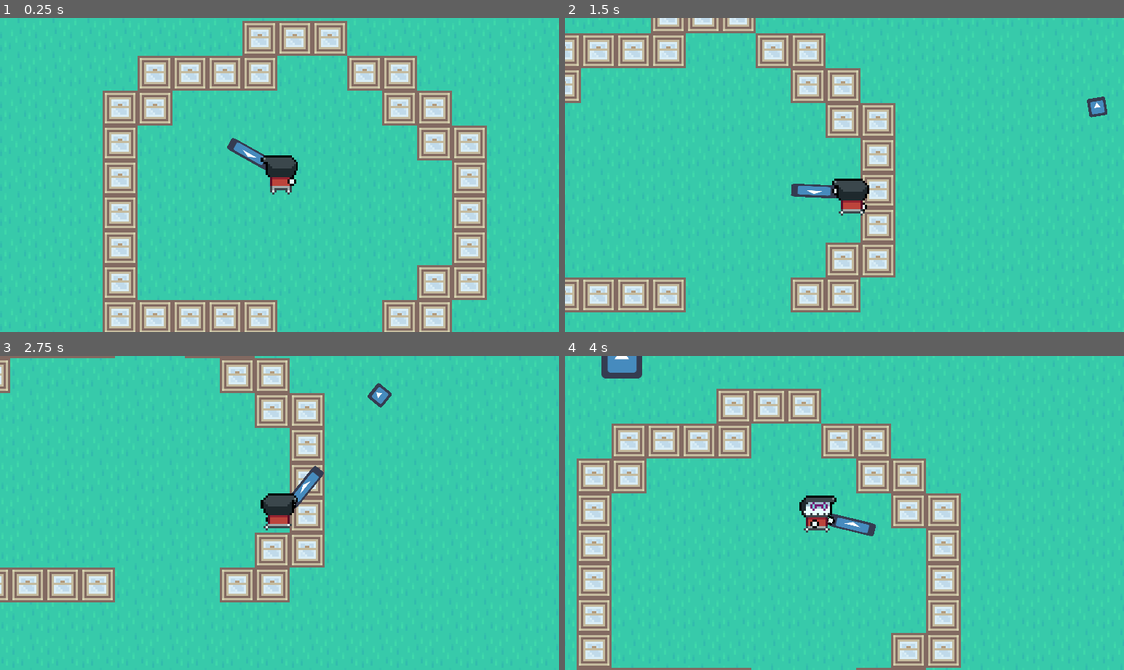
Above: before the commit, frames 1-4 (two rows, left to right).
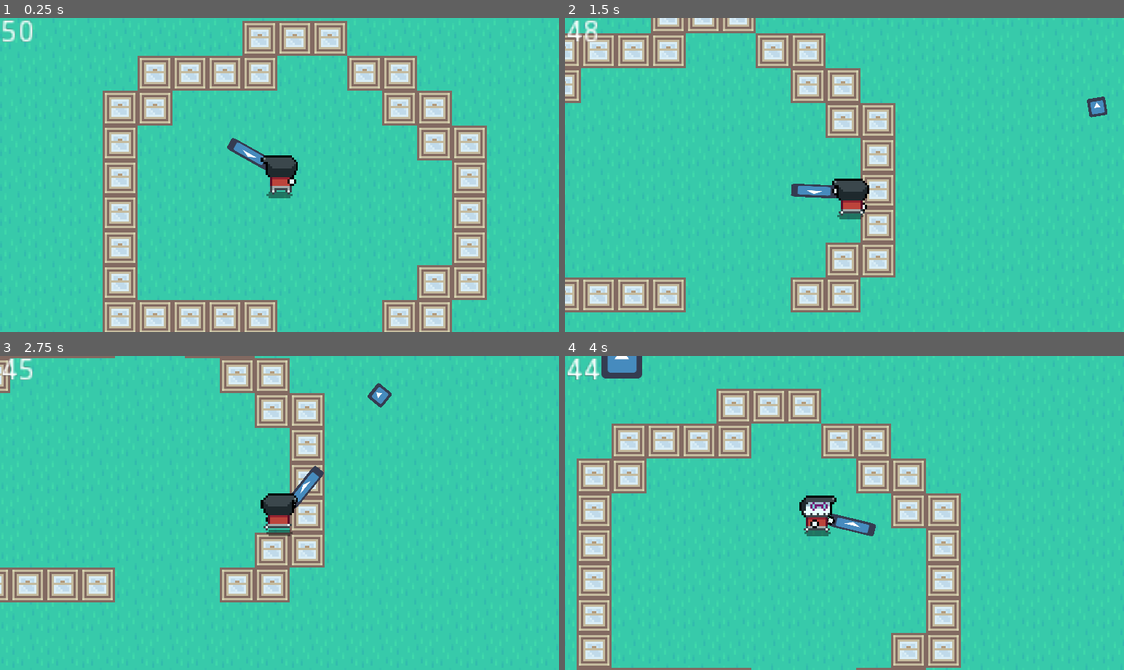
Above: after the commit, the same moments.

Repository: BytePlayersStudio/LD44
Game: Godot game, scene res://Scenes/Level1.tscn
Same seed, same stepped clock (60 frames per second), same inputs: the game is played once before the commit and once after it. The engine's default icon, where the game draws it, is replaced by a stand-in: a white triangle on a blue panel in a dark square.
Inputs (mouse positions are in pixels of both pictures, inside the frame that each line leads up to):
- Up to frame 1 (0.25 s): no input
- Up to frame 2 (1.5 s): move the mouse to (967, 159) at 0.52 s; press the mouse at (967, 159) at 0.53 s; hold D (move_right) 0.53-1.28 s; move the mouse to (732, 190) at 1.27 s; release the mouse at (732, 190) at 1.28 s; hold S (move_down) from 1.28 s (still down); right-click (732, 190) at 1.35 s
- Up to frame 3 (2.75 s): click (167, 528) at 1.55 s; move the mouse to (335, 443) at 2.02 s; release S (move_down) at 2.03 s; press the mouse at (335, 443) at 2.03 s; hold D (move_right) from 2.03 s (still down)
- Up to frame 4 (4 s): move the mouse to (816, 575) at 2.77 s; release D (move_right) at 2.78 s; release the mouse at (816, 575) at 2.78 s; hold W (move_up) 2.78-3.53 s; click (816, 575) at 2.85 s; move the mouse to (1012, 560) at 3.52 s; press the mouse at (1012, 560) at 3.53 s; hold A (move_left) from 3.53 s (still down); right-click (1012, 560) at 3.6 s

The runs differ from the first frame. In frame 1, 0.3% of the frame differs, in the area x 0-53%, y 0-58%; in frame 2, 0.3%; in frame 3, 0.3%; in frame 4, 0.3%.
Error before the commit: Invalid get index '0' (on base: 'PoolVector2Array'). (res://Scripts/Enemy.gd:81)
Error after the commit: Invalid get index '0' (on base: 'PoolVector2Array'). (res://Scripts/Enemy.gd:70)

Commit message:
Connected UI to player and gun to player via signals

Diff:
--- a/LD44/Scenes/Level1.tscn
+++ b/LD44/Scenes/Level1.tscn
@@ -1,50 +1,56 @@
-[gd_scene load_steps=6 format=2]
+[gd_scene load_steps=7 format=2]
 
-[ext_resource path="res://Scripts/Navigation/Navigation2D.gd" type="Script" id=1]
-[ext_resource path="res://Assets/Art/Placeholders/autotile.tres" type="TileSet" id=2]
-[ext_resource path="res://Scenes/Player.tscn" type="PackedScene" id=3]
-[ext_resource path="res://Scenes/LifeSource.tscn" type="PackedScene" id=4]
-[ext_resource path="res://Scenes/NPCs/Enemy.tscn" type="PackedScene" id=5]
+[ext_resource path="res://Scenes/UI/UI.tscn" type="PackedScene" id=1]
+[ext_resource path="res://Scripts/Navigation/Navigation2D.gd" type="Script" id=2]
+[ext_resource path="res://Assets/Art/Placeholders/autotile.tres" type="TileSet" id=3]
+[ext_resource path="res://Scenes/Player.tscn" type="PackedScene" id=4]
+[ext_resource path="res://Scenes/LifeSource.tscn" type="PackedScene" id=5]
+[ext_resource path="res://Scenes/NPCs/Enemy.tscn" type="PackedScene" id=6]
 
 [node name="Level1" type="Node2D"]
 
+[node name="CanvasLayer" type="CanvasLayer" parent="."]
+
+[node name="UI" parent="CanvasLayer" instance=ExtResource( 1 )]
+
 [node name="Navigation2D" type="Navigation2D" parent="."]
 editor/display_folded = true
-script = ExtResource( 1 )
+script = ExtResource( 2 )
 
 [node name="TileMap" type="TileMap" parent="Navigation2D"]
-tile_set = ExtResource( 2 )
+tile_set = ExtResource( 3 )
 cell_size = Vector2( 16, 16 )
 format = 1
 tile_data = PoolIntArray( 65528, 1073741825, 65537, 65529, 1073741825, 65537, 65530, 1073741825, 65537, 65531, 10737418 …(138962 unchanged characters)…
 
-[node name="Player" parent="." instance=ExtResource( 3 )]
+[node name="Player" parent="." instance=ExtResource( 4 )]
 position = Vector2( 176.897, 150.732 )
 
-[node name="LifeSource" parent="." instance=ExtResource( 4 )]
+[node name="LifeSource" parent="." instance=ExtResource( 5 )]
 position = Vector2( 56.9999, 17 )
 
-[node name="LifeSource2" parent="." instance=ExtResource( 4 )]
+[node name="LifeSource2" parent="." instance=ExtResource( 5 )]
 position = Vector2( 23.9999, 29.9999 )
 
-[node name="LifeSource3" parent="." instance=ExtResource( 4 )]
+[node name="LifeSource3" parent="." instance=ExtResource( 5 )]
 position = Vector2( 20.9999, 73.9998 )
 
-[node name="LifeSource4" parent="." instance=ExtResource( 4 )]
+[node name="LifeSource4" parent="." instance=ExtResource( 5 )]
 position = Vector2( 90.9998, 19.9999 )
 
 [node name="Enemies" type="Node2D" parent="."]
+editor/display_folded = true
 
-[node name="Enemy" parent="Enemies" instance=ExtResource( 5 )]
+[node name="Enemy" parent="Enemies" instance=ExtResource( 6 )]
 
-[node name="Enemy2" parent="Enemies" instance=ExtResource( 5 )]
+[node name="Enemy2" parent="Enemies" instance=ExtResource( 6 )]
 position = Vector2( -30.0081, 49.7277 )
 
-[node name="Enemy3" parent="Enemies" instance=ExtResource( 5 )]
+[node name="Enemy3" parent="Enemies" instance=ExtResource( 6 )]
 position = Vector2( -34.295, 129.464 )
 
-[node name="Enemy4" parent="Enemies" instance=ExtResource( 5 )]
+[node name="Enemy4" parent="Enemies" instance=ExtResource( 6 )]
 position = Vector2( 116.603, 66.0178 )
 
-[node name="Enemy5" parent="Enemies" instance=ExtResource( 5 )]
+[node name="Enemy5" parent="Enemies" instance=ExtResource( 6 )]
 position = Vector2( 998.94, 243.233 )
--- a/LD44/Scenes/Player.tscn
+++ b/LD44/Scenes/Player.tscn
@@ -1,32 +1,33 @@
-[gd_scene load_steps=34 format=2]
+[gd_scene load_steps=35 format=2]
 
 [ext_resource path="res://Scripts/Player.gd" type="Script" id=1]
-[ext_resource path="res://Scenes/Gun.tscn" type="PackedScene" id=2]
-[ext_resource path="res://Assets/Art/Actors/Anton/AntonHand.png" type="Texture" id=3]
-[ext_resource path="res://Assets/Art/Actors/Anton/Idle/AntonIdle1.png" type="Texture" id=4]
-[ext_resource path="res://Assets/Art/Actors/Anton/Idle/AntonIdle2.png" type="Texture" id=5]
-[ext_resource path="res://Assets/Art/Actors/Anton/Idle/AntonIdle3.png" type="Texture" id=6]
-[ext_resource path="res://Assets/Art/Actors/Anton/Idle/AntonIdle4.png" type="Texture" id=7]
-[ext_resource path="res://Assets/Art/Actors/Anton/Idle Back/AntonIdleBack1.png" type="Texture" id=8]
-[ext_resource path="res://Assets/Art/Actors/Anton/Idle Back/AntonIdleBack2.png" type="Texture" id=9]
-[ext_resource path="res://Assets/Art/Actors/Anton/Idle Back/AntonIdleBack3.png" type="Texture" id=10]
-[ext_resource path="res://Assets/Art/Actors/Anton/Idle Back/AntonIdleBack4.png" type="Texture" id=11]
-[ext_resource path="res://Assets/Art/Actors/Anton/Run/AntonRun1.png" type="Texture" id=12]
-[ext_resource path="res://Assets/Art/Actors/Anton/Run/AntonRun2.png" type="Texture" id=13]
-[ext_resource path="res://Assets/Art/Actors/Anton/Run/AntonRun3.png" type="Texture" id=14]
-[ext_resource path="res://Assets/Art/Actors/Anton/Run/AntonRun4.png" type="Texture" id=15]
-[ext_resource path="res://Assets/Art/Actors/Anton/Run/AntonRun5.png" type="Texture" id=16]
-[ext_resource path="res://Assets/Art/Actors/Anton/Run/AntonRun6.png" type="Texture" id=17]
-[ext_resource path="res://Assets/Art/Actors/Anton/Run/AntonRun7.png" type="Texture" id=18]
-[ext_resource path="res://Assets/Art/Actors/Anton/Run/AntonRun8.png" type="Texture" id=19]
-[ext_resource path="res://Assets/Art/Actors/Anton/Run Back/AntonRunBack1.png" type="Texture" id=20]
-[ext_resource path="res://Assets/Art/Actors/Anton/Run Back/AntonRunBack2.png" type="Texture" id=21]
-[ext_resource path="res://Assets/Art/Actors/Anton/Run Back/AntonRunBack3.png" type="Texture" id=22]
-[ext_resource path="res://Assets/Art/Actors/Anton/Run Back/AntonRunBack4.png" type="Texture" id=23]
-[ext_resource path="res://Assets/Art/Actors/Anton/Run Back/AntonRunBack5.png" type="Texture" id=24]
-[ext_resource path="res://Assets/Art/Actors/Anton/Run Back/AntonRunBack6.png" type="Texture" id=25]
-[ext_resource path="res://Assets/Art/Actors/Anton/Run Back/AntonRunBack7.png" type="Texture" id=26]
-[ext_resource path="res://Assets/Art/Actors/Anton/Run Back/AntonRunBack8.png" type="Texture" id=27]
+[ext_resource path="res://Assets/Art/Actors/Shadow.png" type="Texture" id=2]
+[ext_resource path="res://Scenes/Gun.tscn" type="PackedScene" id=3]
+[ext_resource path="res://Assets/Art/Actors/Anton/AntonHand.png" type="Texture" id=4]
+[ext_resource path="res://Assets/Art/Actors/Anton/Idle/AntonIdle1.png" type="Texture" id=5]
+[ext_resource path="res://Assets/Art/Actors/Anton/Idle/AntonIdle2.png" type="Texture" id=6]
+[ext_resource path="res://Assets/Art/Actors/Anton/Idle/AntonIdle3.png" type="Texture" id=7]
+[ext_resource path="res://Assets/Art/Actors/Anton/Idle/AntonIdle4.png" type="Texture" id=8]
+[ext_resource path="res://Assets/Art/Actors/Anton/Idle Back/AntonIdleBack1.png" type="Texture" id=9]
+[ext_resource path="res://Assets/Art/Actors/Anton/Idle Back/AntonIdleBack2.png" type="Texture" id=10]
+[ext_resource path="res://Assets/Art/Actors/Anton/Idle Back/AntonIdleBack3.png" type="Texture" id=11]
+[ext_resource path="res://Assets/Art/Actors/Anton/Idle Back/AntonIdleBack4.png" type="Texture" id=12]
+[ext_resource path="res://Assets/Art/Actors/Anton/Run/AntonRun1.png" type="Texture" id=13]
+[ext_resource path="res://Assets/Art/Actors/Anton/Run/AntonRun2.png" type="Texture" id=14]
+[ext_resource path="res://Assets/Art/Actors/Anton/Run/AntonRun3.png" type="Texture" id=15]
+[ext_resource path="res://Assets/Art/Actors/Anton/Run/AntonRun4.png" type="Texture" id=16]
+[ext_resource path="res://Assets/Art/Actors/Anton/Run/AntonRun5.png" type="Texture" id=17]
+[ext_resource path="res://Assets/Art/Actors/Anton/Run/AntonRun6.png" type="Texture" id=18]
+[ext_resource path="res://Assets/Art/Actors/Anton/Run/AntonRun7.png" type="Texture" id=19]
+[ext_resource path="res://Assets/Art/Actors/Anton/Run/AntonRun8.png" type="Texture" id=20]
+[ext_resource path="res://Assets/Art/Actors/Anton/Run Back/AntonRunBack1.png" type="Texture" id=21]
+[ext_resource path="res://Assets/Art/Actors/Anton/Run Back/AntonRunBack2.png" type="Texture" id=22]
+[ext_resource path="res://Assets/Art/Actors/Anton/Run Back/AntonRunBack3.png" type="Texture" id=23]
+[ext_resource path="res://Assets/Art/Actors/Anton/Run Back/AntonRunBack4.png" type="Texture" id=24]
+[ext_resource path="res://Assets/Art/Actors/Anton/Run Back/AntonRunBack5.png" type="Texture" id=25]
+[ext_resource path="res://Assets/Art/Actors/Anton/Run Back/AntonRunBack6.png" type="Texture" id=26]
+[ext_resource path="res://Assets/Art/Actors/Anton/Run Back/AntonRunBack7.png" type="Texture" id=27]
+[ext_resource path="res://Assets/Art/Actors/Anton/Run Back/AntonRunBack8.png" type="Texture" id=28]
 
 [sub_resource type="CircleShape2D" id=1]
 radius = 33.0773
@@ -109,29 +110,37 @@
 [node name="Player" type="KinematicBody2D" groups=[
 "player",
 ]]
+position = Vector2( 0.109797, 0 )
 script = ExtResource( 1 )
 speed = 100
 
+[node name="Shadow" type="Sprite" parent="."]
+modulate = Color( 0, 0, 0, 0.423529 )
+position = Vector2( 0, 9.16298 )
+texture = ExtResource( 2 )
+
 [node name="GunPivot" type="Position2D" parent="."]
+editor/display_folded = true
 
 [node name="GunPosition" type="Position2D" parent="GunPivot"]
 position = Vector2( 6.87367, 1.6587 )
 
-[node name="Gun" parent="GunPivot/GunPosition" instance=ExtResource( 2 )]
+[node name="Gun" parent="GunPivot/GunPosition" instance=ExtResource( 3 )]
 position = Vector2( 9.70353, 0 )
 
 [node name="Hand" type="Sprite" parent="GunPivot"]
 position = Vector2( 6.47774, 2.05463 )
-texture = ExtResource( 3 )
+texture = ExtResource( 4 )
 
 [node name="AbsorbArea" type="Area2D" parent="."]
+editor/display_folded = true
 visible = false
 
 [node name="CollisionShape2D" type="CollisionShape2D" parent="AbsorbArea"]
 shape = SubResource( 1 )
 
 [node name="PlayerSprite" type="Sprite" parent="."]
-texture = ExtResource( 4 )
+texture = ExtResource( 5 )
 
 [node name="Camera2D" type="Camera2D" parent="."]
 current = true
@@ -146,5 +155,6 @@
 anims/run_back = SubResource( 5 )
 
 [node name="CollisionShape2D" type="CollisionShape2D" parent="."]
+visible = false
 position = Vector2( -0.5, 8 )
 shape = SubResource( 6 )
--- /dev/null
+++ b/LD44/Scenes/UI/UI.tscn
@@ -0,0 +1,16 @@
+[gd_scene load_steps=2 format=2]
+
+[ext_resource path="res://Scripts/UI/UI.gd" type="Script" id=1]
+
+[node name="UI" type="Control"]
+script = ExtResource( 1 )
+
+[node name="MarginContainer" type="MarginContainer" parent="."]
+anchor_right = 0.29
+margin_right = -36.0
+margin_bottom = 7.0
+
+[node name="LivesLabel" type="Label" parent="MarginContainer"]
+margin_right = 22.0
+margin_bottom = 14.0
+text = "asd"
--- a/LD44/Scripts/Enemy.gd
+++ b/LD44/Scripts/Enemy.gd
@@ -7,12 +7,11 @@
 	IDLE,
 	CHASE,
 	ATTACK,
-	DIE
+	ALIVE #Patrol behaviour
 }
 
 export var navigation_stop_threshold = 5
 export var speed = 1
-export var distance_to_attack = 100
 
 onready var navigation = Global.navigation
 
@@ -29,7 +28,6 @@
 
 	for p in get_tree().get_nodes_in_group('player'):
 		player = p
-	player.connect('player_position_updated',self,'_update_path')
 	destination = player.global_position
 	current_state = states.SPAWN
 	_make_path()
@@ -43,17 +41,14 @@
 			idle()
 		states.CHASE:
 			chase()
-		states.ATTACK:
-			attack()
-		states.DIE:
-			die()
+		states.ALIVE:
+			alive()
 
 
 func spawn():
 	#Play Spawn Animation
 	change_state(states.CHASE)
 	pass
-
 
 func chase():
 	_navigate()
@@ -63,13 +58,7 @@
 	pass
 
 
-func attack():
-	var distance_to_destination = position.distance_to(player.global_position)
-	if distance_to_destination > distance_to_attack:
-		change_state(states.CHASE)
-
-
-func die():
+func alive():
 	pass
 
 
@@ -83,9 +72,6 @@
 
 	if distance_to_destination > navigation_stop_threshold:
 		_move()
-	elif distance_to_destination <= distance_to_attack:
-		change_state(states.ATTACK)
-		_update_path()
 	else:
 		_update_path()
 
--- a/LD44/Scripts/Global.gd
+++ b/LD44/Scripts/Global.gd
@@ -1,3 +1,4 @@
 extends Node
 
 var navigation
+var UI
--- a/LD44/Scripts/Gun.gd
+++ b/LD44/Scripts/Gun.gd
@@ -1,4 +1,6 @@
 extends Node2D
+
+signal gun_shot
 
 class_name gun
 
@@ -17,6 +19,7 @@
 
 func shoot() -> void:
 	if can_shoot:
+		emit_signal('gun_shot')
 		can_shoot = false
 		cooldown_timer.start()
 		var b = bullet_res.instance()
--- a/LD44/Scripts/Player.gd
+++ b/LD44/Scripts/Player.gd
@@ -1,10 +1,11 @@
 extends KinematicBody2D
 
-signal player_position_updated
+signal update_UI_lives_label(absorbed_life)
 
 class_name player
 
 
+onready var UI = Global.UI
 onready var gun_pivot : Position2D = get_node("GunPivot")
 onready var player_gun : gun = get_node("GunPivot/GunPosition/Gun")
 onready var absorbArea : Area2D =  get_node("AbsorbArea")
@@ -15,12 +16,16 @@
 
 export var speed = 200;
 export var absorbed_life : float = 50
+export var lives_per_bullet : float = 1
 
 
 var move_direction = Vector2(0,0)
 var overlapping_life_sources = []
 
 func _ready():
+	self.connect("update_UI_lives_label", UI, 'update_lives_label')
+	emit_signal("update_UI_lives_label", absorbed_life)
+	player_gun.connect('gun_shot', self, '_on_gun_shot')
 	for life_source in get_tree().get_nodes_in_group('life_source'):
 		life_source.connect("absorbed_life_updated",self,'_on_absorbed_life_updated')
 
@@ -41,6 +46,7 @@
 	if Input.is_action_just_pressed("absorb_life"):
 		#Maybe use a timer to use the ability
 		absorb_life()
+
 
 func control_animations(pivot : Position2D):
 	var current_rotation = fmod(pivot.rotation_degrees, 360)
@@ -77,9 +83,17 @@
 	print(overlapping_life_sources)
 	print(absorbed_life)
 
+
 func _on_absorbed_life_updated(life_source_life):
 	#TODO: Send absorbed_life to the GUI every time it updates.
 	absorbed_life += life_source_life
+	emit_signal("update_UI_lives_label", absorbed_life)
+
+
+func _on_gun_shot():
+	absorbed_life -= lives_per_bullet
+	emit_signal("update_UI_lives_label", absorbed_life)
+
 
 func get_input_direction() -> Vector2:
 	var input_direction = Vector2()
--- /dev/null
+++ b/LD44/Scripts/UI/UI.gd
@@ -0,0 +1,11 @@
+extends Control
+
+onready var lives_label : Label = get_node("MarginContainer/LivesLabel")
+
+func _ready():
+	print(self)
+	Global.UI = self
+	print(Global.UI)
+
+func update_lives_label(absorbed_lives):
+	lives_label.set_text(str(absorbed_lives))
Binary file added: LD44/Assets/Art/Actors/Shadow.png
Not shown, added: LD44/Assets/Art/Actors/Shadow.png.import
Not shown: 4 places in LD44/Scenes/Player.tscn that only renumber resources
